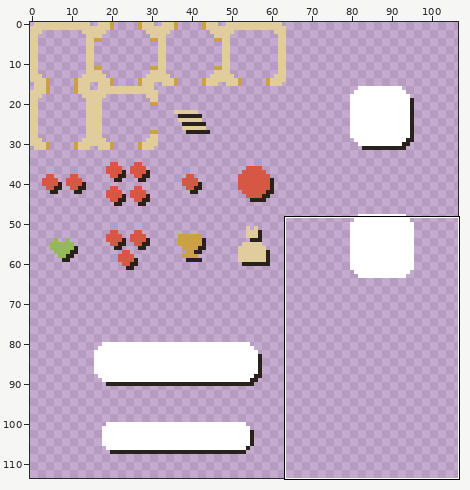
Two versions of one sprite sheet, Assets/Texture/123.png. Above: a wide view before the commit, with the close-up outlined.
Close-up. Before the edit:
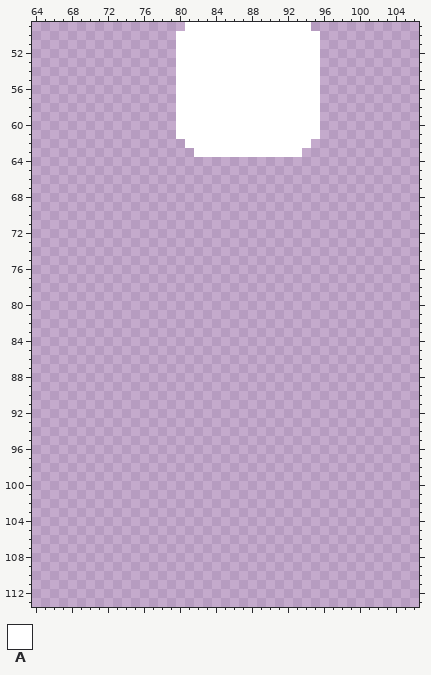
The file is 120x120 pixels. Shown: x 64..106, y 49..113. The wide view leaves out empty margins.
Palette (. is transparent): A #ffffff
Pixels before (only the part around the change), first column x 64:
 49 .................AAAAAAAAAAAAAA............
 50 ................AAAAAAAAAAAAAAAA...........
 51 ................AAAAAAAAAAAAAAAA...........
 52 ................AAAAAAAAAAAAAAAA...........
 53 ................AAAAAAAAAAAAAAAA...........
 54 ................AAAAAAAAAAAAAAAA...........
 55 ................AAAAAAAAAAAAAAAA...........
 56 ................AAAAAAAAAAAAAAAA...........
 57 ................AAAAAAAAAAAAAAAA...........
 58 ................AAAAAAAAAAAAAAAA...........
 59 ................AAAAAAAAAAAAAAAA...........
 60 ................AAAAAAAAAAAAAAAA...........
 61 ................AAAAAAAAAAAAAAAA...........
 62 .................AAAAAAAAAAAAAA............
 63 ..................AAAAAAAAAAAA.............
 64 ...........................................
 65 ...........................................
 66 ...........................................
 67 ...........................................
 68 ...........................................
 69 ...........................................
 70 ...........................................
 71 ...........................................
 72 ...........................................
 73 ...........................................
 74 ...........................................
 75 ...........................................
 76 ...........................................
 77 ...........................................
 78 ...........................................
 79 ...........................................
 80 ...........................................
 81 ...........................................
 82 ...........................................
 83 ...........................................
 84 ...........................................
 85 ...........................................
 86 ...........................................
 87 ...........................................
 88 ...........................................
 89 ...........................................
 90 ...........................................
 91 ...........................................
 92 ...........................................
 93 ...........................................
 94 ...........................................
 95 ...........................................
 96 ...........................................
 97 ...........................................
 98 ...........................................
 99 ...........................................
100 ...........................................
101 ...........................................
102 ...........................................
103 ...........................................
104 ...........................................
105 ...........................................
106 ...........................................
107 ...........................................
108 ...........................................
109 ...........................................
110 ...........................................
111 ...........................................
112 ...........................................
113 ...........................................
The same view after the edit:
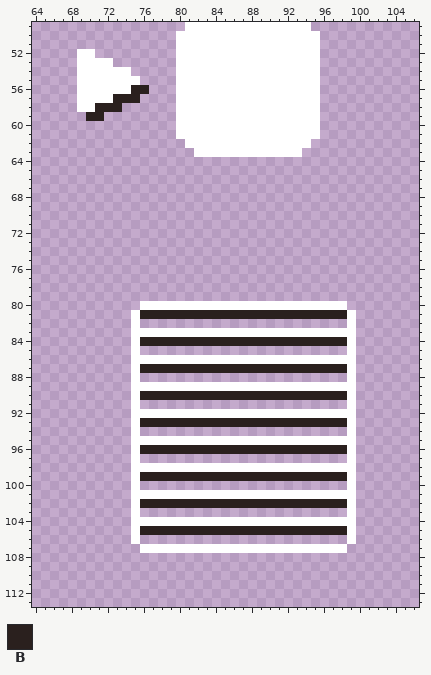
Colours new in this view: B #2a201e
Change:
Colour A now appears in row 52 at x 69 to 70; in row 53 at x 69 to 72; in row 54 at x 69 to 74; in row 55 at x 69 to 75; in row 56 at x 69 to 74; in row 57 at x 69 to 72.
Colour A now appears in row 58 at x 69 to 70; in row 80 at x 76 to 98; in rows 81 to 82 at x 75 and 99; in row 83 at x 75 to 99; in rows 84 to 85 at x 75 and 99; in row 86 at x 75 to 99.
Colour A now appears in rows 87 to 88 at x 75 and 99; in row 89 at x 75 to 99; in rows 90 to 91 at x 75 and 99; in row 92 at x 75 to 99; in rows 93 to 94 at x 75 and 99; in row 95 at x 75 to 99.
Colour A now appears in rows 96 to 97 at x 75 and 99; in row 98 at x 75 to 99; in rows 99 to 100 at x 75 and 99; in row 101 at x 75 to 99; in rows 102 to 103 at x 75 and 99; in row 104 at x 75 to 99.
Colour A now appears in rows 105 to 106 at x 75 and 99; in row 107 at x 76 to 98.
Colour B now appears in row 56 at x 75 to 76; in row 57 at x 73 to 75; in row 58 at x 71 to 73; in row 59 at x 70 to 71; in row 81 at x 76 to 98; in row 84 at x 76 to 98.
Colour B now appears in row 87 at x 76 to 98; in row 90 at x 76 to 98; in row 93 at x 76 to 98; in row 96 at x 76 to 98; in row 99 at x 76 to 98; in row 102 at x 76 to 98.
Colour B now appears in row 105 at x 76 to 98.
Pixel boxes of the changes (left, top, right, bottom) in both close-ups:
added: (77, 49, 149, 121)
added: (131, 301, 356, 553)
